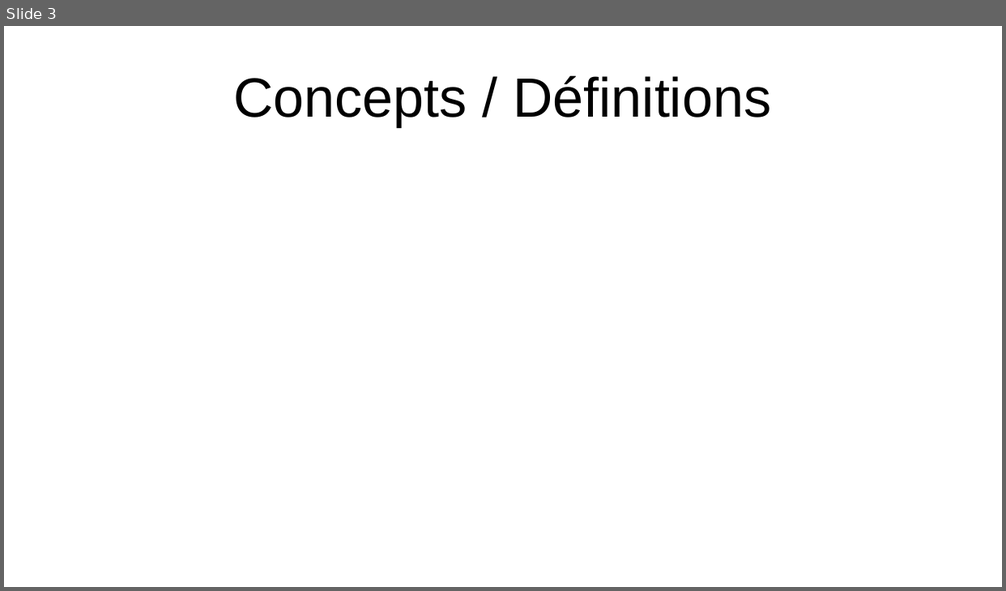
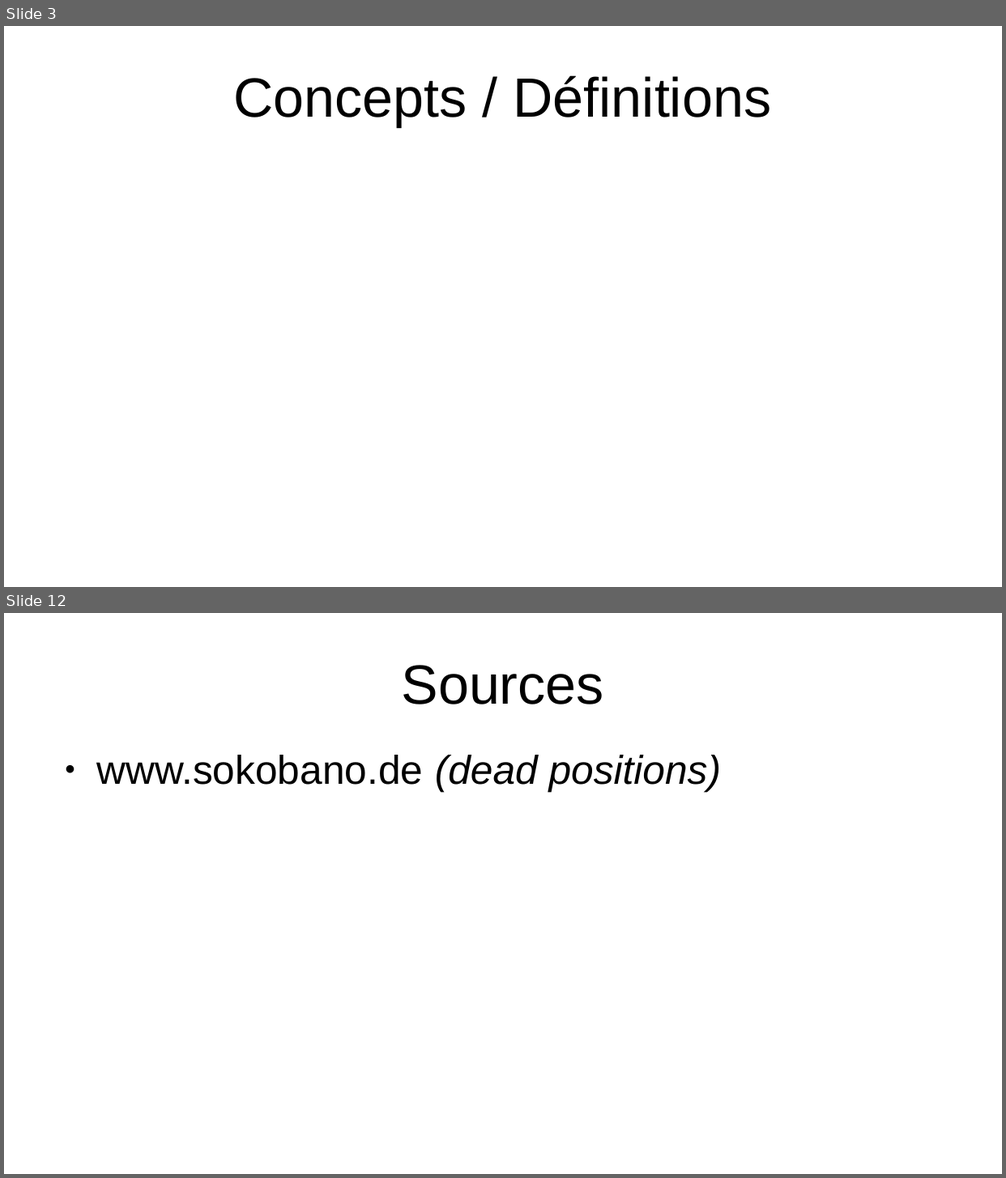
Before and after one commit to PoulpoGaz/sokoshell, a slide deck: documents/presentation.odp. Shown one above the other, each under a label of ours: slide 3 before the commit, slides 3 and 12 after it; the slides between them are not shown. The pictures are 1006x591 and 1006x1178 pixels, drawn with LibreOffice and Linux fonts; fonts in the diff are those of the drawing. Boxes give left, top, right and bottom in pixels: in the first picture for what was removed or moved away, otherwise in the second. Text is boxed around its words. In the diff, an @@ line names an element or a change of style, - is before the commit and + after.

```diff
--- a/documents/presentation.odp
+++ b/documents/presentation.odp
@@ slide 12 added at (4, 613, 1002, 1174), background #FFFFFF @@
@@ title added at (402, 665, 604, 705), 44 pt, text #000000 @@
+Sources
@@ text added at (96, 755, 721, 792), 32 pt, text #000000 @@
+● www.sokobano.de (dead positions)
```
Also in this commit, not shown: 8 other slides added, 3 slides removed, 1 other file.
